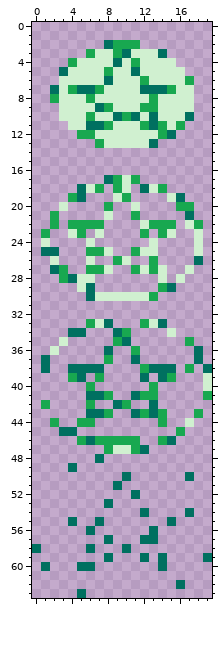
Pixel-art sprite, stored at res/gfx/jump-flash.png. Above is the file before it was changed.
The file is 20x64 pixels.
After the commit:
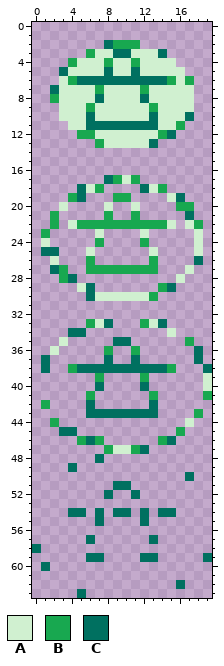
Palette (. is transparent): A #d0f0d0  B #18a850  C #007060
What changed:
Changed rows in their new state; - is an unchanged pixel.
first column x 4:
 3 -----C------
 4 ----BA------
 5 ----C-------
 6 BCCC-CCCCCCB
 7 AAA-----BAAA
 8 --AC----CA--
 9 --BAA---A---
10 --C--AAA----
11 ----CCCCC-A-
first column x 4:
18 -----..-----
19 -----B------
20 ----A-------
21 ----B-------
22 A---BBBBB--A
23 ..------A-..
24 --.B----B.--
25 --A..--..---
26 --B--..-----
27 ----BBB-B-.-
28 -..-------.-
first column x 4:
34 -----..-------
35 -----C--------
36 ----B---------
37 ----C---------
38 B---CCCCC--B-.
39 ..------B-..--
40 --.C----C.----
41 --B..--..-----
42 --C--..-------
43 ----CCC-C-.---
44 -..-------.---
46 ----....------
first column x 4:
50 ------.-------
51 ------C-------
52 ----C---------
53 ----.---------
54 CC-C-CC---CC-.
55 .-------C--.--
56 --.------.----
57 --C-.---.-----
58 --.---.-------
59 --CC.----C.---
60 -..-------.---
Boxes around the changes in both pictures, in picture pixels (x1, y1, x2, y2):
changed: (68, 49, 176, 130)
changed: (68, 184, 176, 283)
changed: (68, 328, 194, 571)
